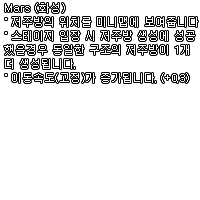
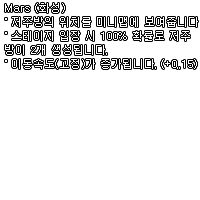
Comparing the layer stacks of the two 200 x 200 images. Changes:
renamed "Mars (화성) ˚ 저주방의 위치를 미니맵에 보여줍니다 ˚ 스테이지 입장 시 저주방 생성에 성공 했을경우 동일한" to "Mars (화성) ˚ 저주방의 위치를 미니맵에 보여줍니다 ˚ 스테이지 입장 시 100% 확률로 저주 방이 2개 생", painted on it over <box>4,30,198,83</box>
